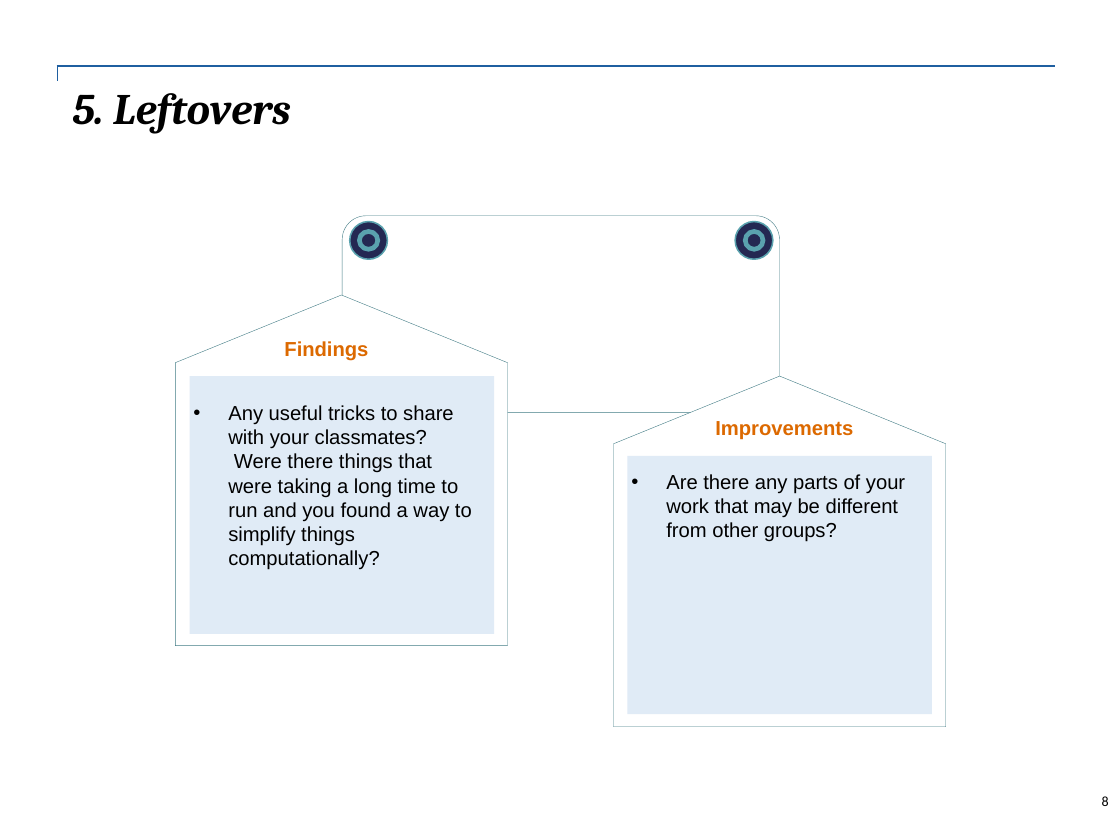
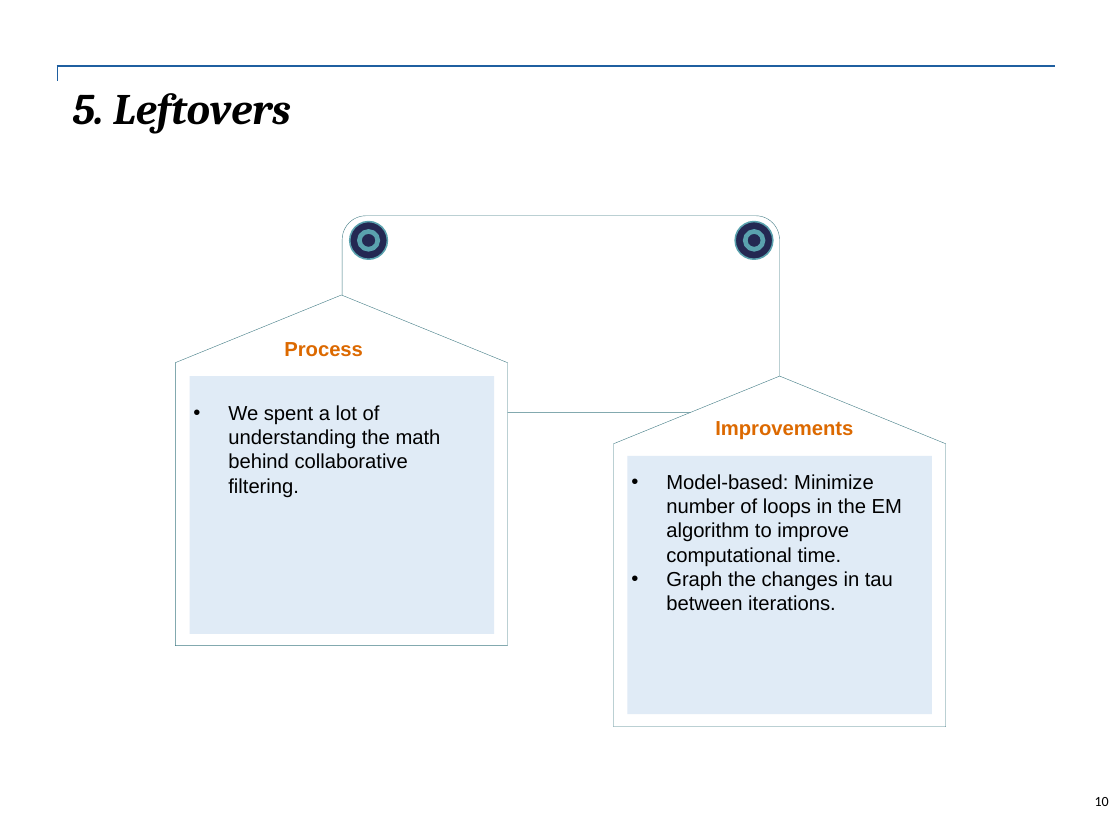
Before and after one commit to GU4243-ADS/project-3-algorithms-project-4-algorithms-group-4, a slide deck: slide 10 of doc/Project3_Group 6.pptx (slide 8 before the commit). Drawn at 1120x840 pixels with LibreOffice and Linux fonts; fonts in the diff are those of the drawing. Boxes give left, top, right and bottom in pixels: in the first picture for what was removed or moved away, otherwise in the second. Text is boxed around its words. In the diff, an @@ line names an element or a change of style, - is before the commit and + after.

```diff
--- a/doc/Project3_Group 6.pptx
+++ b/doc/Project3_Group 6.pptx
@@ text at [284, 342, 363, 357]: text changed @@
-Findings
+Process
@@ text at [228, 405, 441, 498]: text changed @@
-• Any useful tricks to share with your classmates? Were there things that were taking a long time to run and you found a way to simplify things computationally?
+• We spent a lot of understanding the math behind collaborative filtering.
@@ text at [666, 474, 902, 611]: text changed @@
-• Are there any parts of your work that may be different from other groups?
+• Model-based: Minimize number of loops in the EM algorithm to improve computational time.
+• Graph the changes in tau between iterations.
@@ page number at [1095, 797, 1109, 806]: text changed @@
-8
+10
```
Also in this commit, not shown: 4 other slides changed, 2 slides added, 13 other files.
